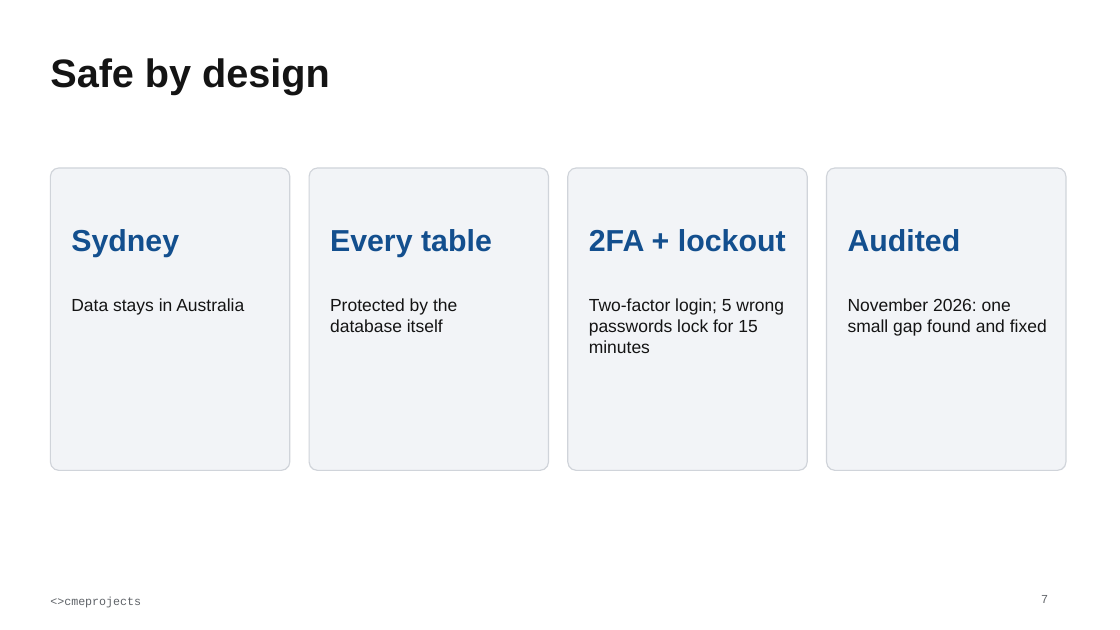
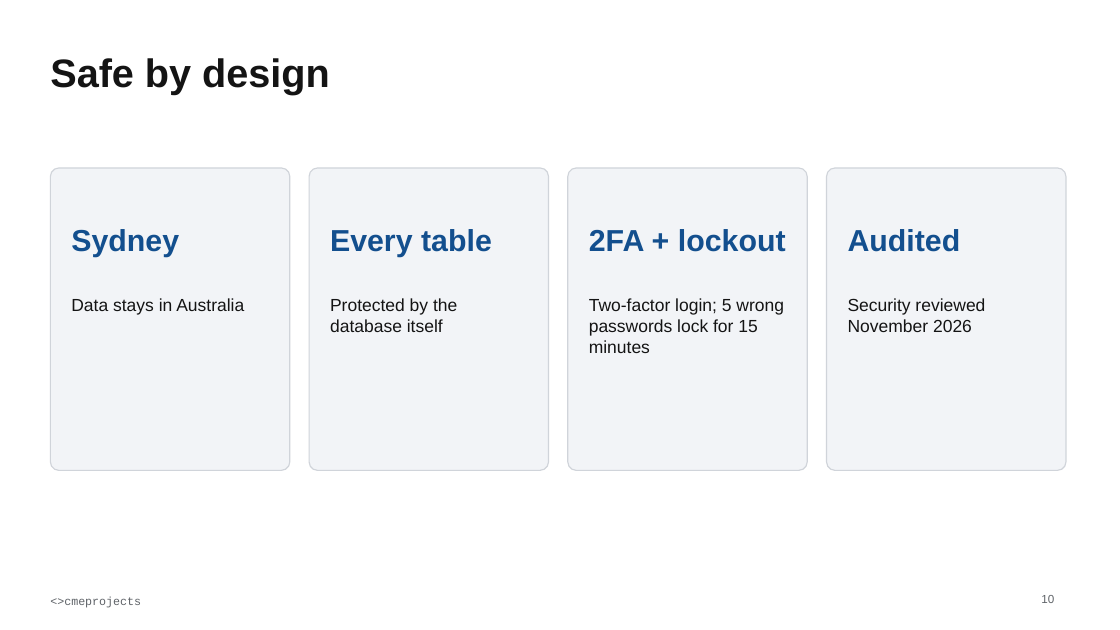
Before and after one commit to cmeprojects/portal, a slide deck: slide 10 of docs/deliverables/04 Briefer - Staff Portal overview.pptx (slide 7 before the commit). Drawn at 1120x630 pixels with LibreOffice and Linux fonts; fonts in the diff are those of the drawing. Boxes give left, top, right and bottom in pixels: in the first picture for what was removed or moved away, otherwise in the second. Text is boxed around its words. In the diff, an @@ line names an element or a change of style, - is before the commit and + after.

```diff
--- a/docs/deliverables/04 Briefer - Staff Portal overview.pptx
+++ b/docs/deliverables/04 Briefer - Staff Portal overview.pptx
@@ text at (x1=848, y1=298, x2=985, y2=332): text changed @@
-November 2026: one small gap found and fixed
+Security reviewed November 2026
@@ page number at (x1=1041, y1=595, x2=1054, y2=603): text changed @@
-7
+10
```
Also in this commit, not shown: 4 other slides changed, 8 slides added, 4 slides removed, 6 other files.
